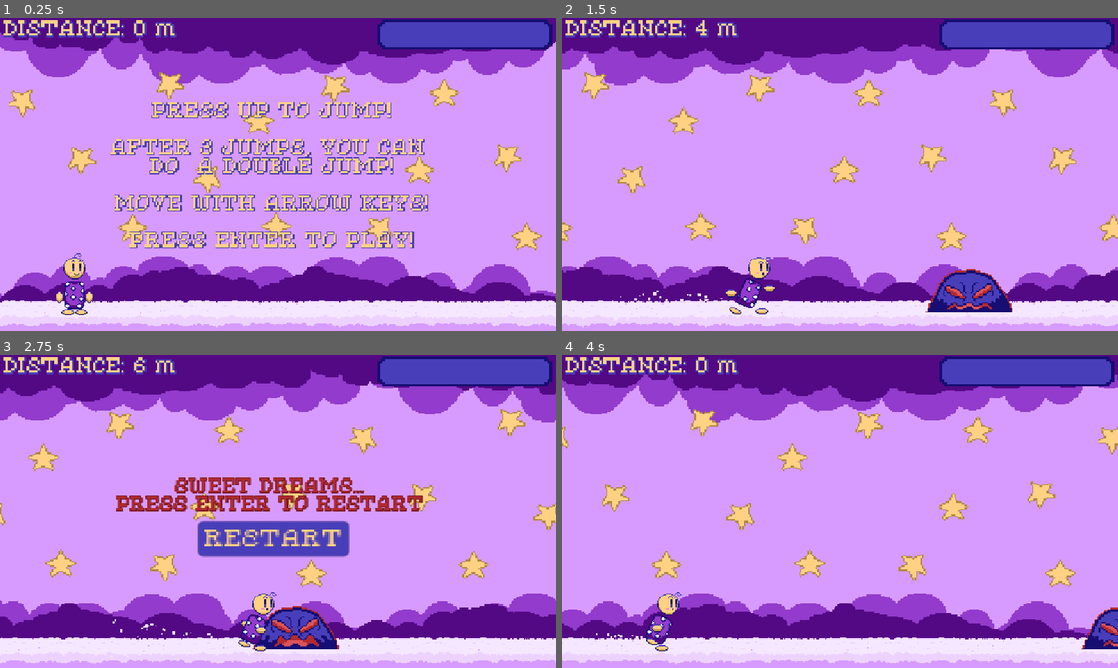
Above: before the commit, frames 1-4 (two rows, left to right).
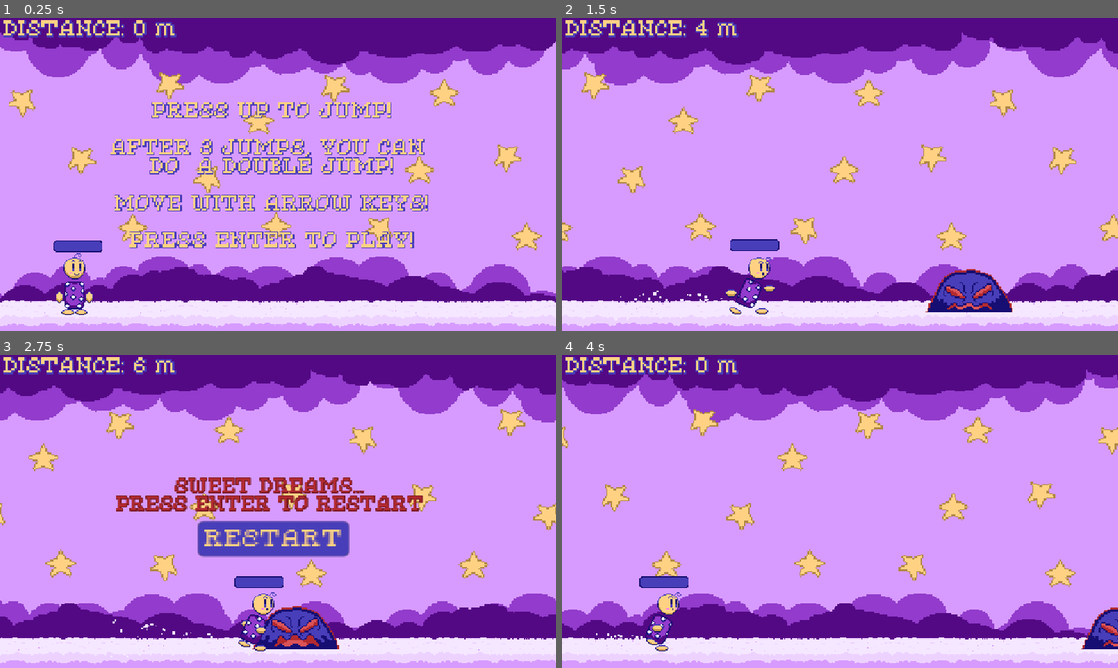
Above: after the commit, the same moments.

Repository: jacio-m/DreamRunner
Game: Godot game, scene res://Levels/Scenes/main.tscn
Same seed, same stepped clock (60 frames per second), same inputs: the game is played once before the commit and once after it.
Inputs:
- Up to frame 1 (0.25 s): no input
- Up to frame 2 (1.5 s): tap Enter (ui_accept) at 0.5, 0.77 s; hold Right (ui_right) from 0.53 s (still down)
- Up to frame 3 (2.75 s): tap Enter (ui_accept) at 1.52 s; release Right (ui_right) at 2.03 s; hold Left (ui_left) from 2.03 s (still down)
- Up to frame 4 (4 s): release Left (ui_left) at 2.75 s; click "RESTART" at 2.75 s; hold Right (ui_right) from 3.53 s (still down); tap Enter (ui_accept) at 3.77 s

The runs differ from the first frame. In frame 1, 3.3% of the frame differs, in the area x 9-100%, y 0-75%; in frame 2, 3.3%, in the area x 30-100%, y 0-75%; in frame 3, 3.3%; in frame 4, 3.3%.

Commit message:
Smooth Progress Bar and Demo 0.2V
The progress bar has a smooth transition, had a little color change to fit better with the BG and now is part of the player node. This is the current demo 0.2V.

Diff:
--- a/HUD/hud.tscn
+++ b/HUD/hud.tscn
@@ -1,8 +1,6 @@
-[gd_scene load_steps=4 format=3 uid="uid://c4xehiik8vl5x"]
+[gd_scene load_steps=2 format=3 uid="uid://c4xehiik8vl5x"]
 
 [ext_resource type="FontFile" uid="uid://eiv0e5a5eppv" path="res://HUD/Fonts/PixelatedEleganceRegular-ovyAA.ttf" id="1_h61sl"]
-[ext_resource type="Texture2D" uid="uid://b6aqamfrmju2p" path="res://HUD/doublejumpbar(under).png" id="2_yu8mg"]
-[ext_resource type="Texture2D" uid="uid://ngqpchhly8uu" path="res://HUD/doublejumpbar(progress).png" id="3_jvmdh"]
 
 [node name="HUD" type="CanvasLayer"]
 
@@ -44,14 +42,3 @@
 
 PRESS ENTER TO PLAY!"
 horizontal_alignment = 1
-
-[node name="DoubleJump" type="TextureProgressBar" parent="."]
-offset_left = 781.0
-offset_top = 3.0
-offset_right = 1144.0
-offset_bottom = 65.0
-max_value = 3.0
-value = 1.0
-nine_patch_stretch = true
-texture_under = ExtResource("2_yu8mg")
-texture_progress = ExtResource("3_jvmdh")
--- a/Levels/Scenes/level.gd
+++ b/Levels/Scenes/level.gd
@@ -19,6 +19,8 @@
 const DISTANCE_MODIFIER: int = 100
 var last_obs
 var game_running : bool
+var current_progress: float = 0.0
+var progress_smoothing : float = 5.0
 
 func _ready():
 	$"DreamSweet (main)".stream.loop = true
@@ -34,6 +36,7 @@
 	game_running = false
 	get_tree().paused = false
 	$Player.input_enabled = false
+	$Player.get_node("DoubleJump").value = current_progress
 
 	for obs in obstacles:
 		obs.queue_free()
@@ -47,7 +50,6 @@
 	$Player.double_jump = 0
 
 	$HUD.get_node("StartLabel").visible = true
-	$HUD.get_node("DoubleJump").value = 0
 	$GameOver.visible = false
 
 func _process(delta):
@@ -80,9 +82,9 @@
 			if obs.position.x < ($Camera2D.position.x - screen_size.x):
 				remove_obs(obs)
 
-		var current_progress: float = 0.0
-		var progress_smoothing: float = 5.0
-		$HUD.get_node("DoubleJump").value = $Player.double_jump
+		var final_progress = float($Player.double_jump) / 3 * 100
+		current_progress = lerp(current_progress, final_progress, delta * progress_smoothing)
+		$Player.get_node("DoubleJump").value = current_progress
 
 	else:
 		if Input.is_action_just_pressed("ui_accept"):
--- a/Player/player.gd
+++ b/Player/player.gd
@@ -33,6 +33,7 @@
 	else:
 		if double_jump == 3:
 			if Input.is_action_just_pressed("ui_up"):
+				$AnimatedSprite2D.play("Player Jump")
 				$SfxJump.play()
 				velocity.y = JUMP_SPEED
 				double_jump = 0
--- a/Player/player.tscn
+++ b/Player/player.tscn
@@ -21,6 +21,8 @@
 [ext_resource type="Texture2D" uid="uid://bn5qrh5p1ijlg" path="res://Player/Running Animation/child_running9.png" id="14_qemgg"]
 [ext_resource type="Texture2D" uid="uid://drm1yyl3560s5" path="res://Player/Running Animation/child_running10.png" id="15_8viyr"]
 [ext_resource type="Texture2D" uid="uid://cbycv3oi0k6ii" path="res://Player/Running Animation/child_running11.png" id="16_sm0op"]
+[ext_resource type="Texture2D" uid="uid://b6aqamfrmju2p" path="res://HUD/doublejumpbar(under).png" id="22_gpjlu"]
+[ext_resource type="Texture2D" uid="uid://ngqpchhly8uu" path="res://HUD/doublejumpbar(progress).png" id="23_8mwp6"]
 
 [sub_resource type="RectangleShape2D" id="RectangleShape2D_l8h54"]
 size = Vector2(19.5, 50)
@@ -119,3 +121,13 @@
 
 [node name="SfxJump" type="AudioStreamPlayer" parent="."]
 stream = ExtResource("7_vtle1")
+
+[node name="DoubleJump" type="TextureProgressBar" parent="."]
+offset_left = -45.0
+offset_top = -91.0
+offset_right = 57.0
+offset_bottom = -66.0
+value = 1.0
+nine_patch_stretch = true
+texture_under = ExtResource("22_gpjlu")
+texture_progress = ExtResource("23_8mwp6")
Binary file changed: HUD/doublejumpbar(progress).png
Not shown: 1 places in Player/player.tscn that only renumber resources
